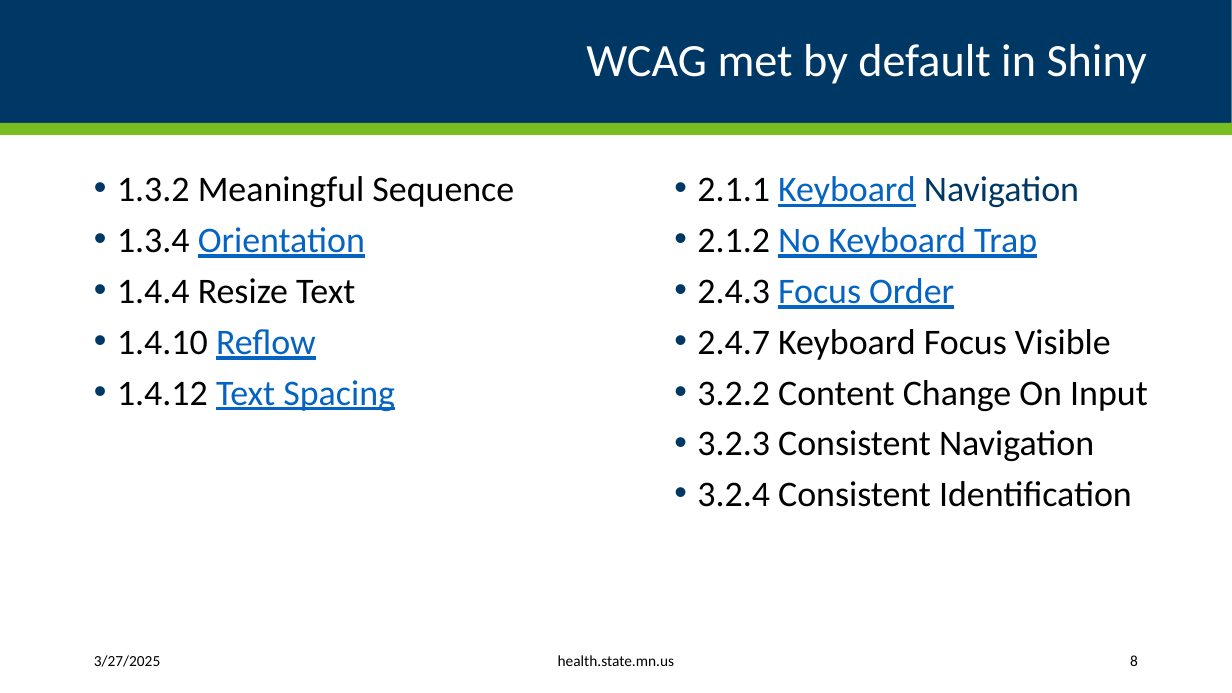
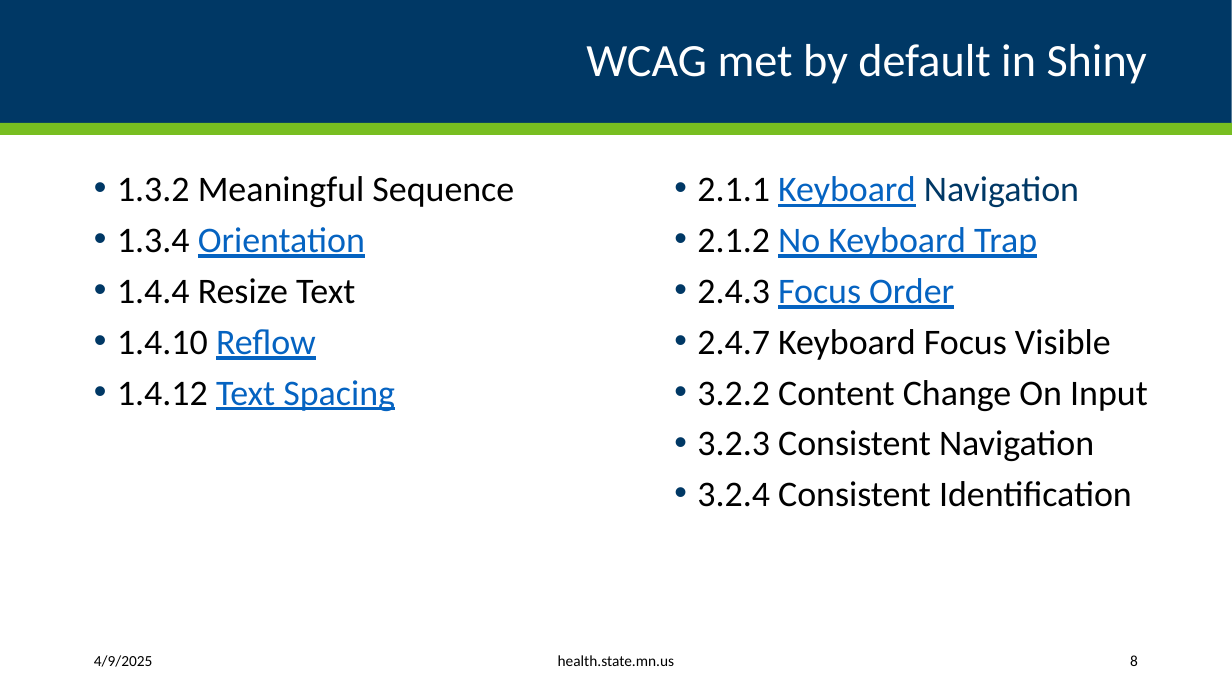
Before and after one commit to ajstamm/shiny-a11y-app, a slide deck: slide 8 of presentation scripts/ShinyConf Presentation 2025.pptx. Drawn at 1232x693 pixels with LibreOffice and Linux fonts; fonts in the diff are those of the drawing. Boxes give left, top, right and bottom in pixels: in the first picture for what was removed or moved away, otherwise in the second. Text is boxed around its words. In the diff, an @@ line names an element or a change of style, - is before the commit and + after.

```diff
--- a/presentation scripts/ShinyConf Presentation 2025.pptx
+++ b/presentation scripts/ShinyConf Presentation 2025.pptx
@@ text at [94, 655, 153, 667]: text changed @@
-3/27/2025
+4/9/2025
```
Also in this commit, not shown: 19 other slides changed, 3 other files.
